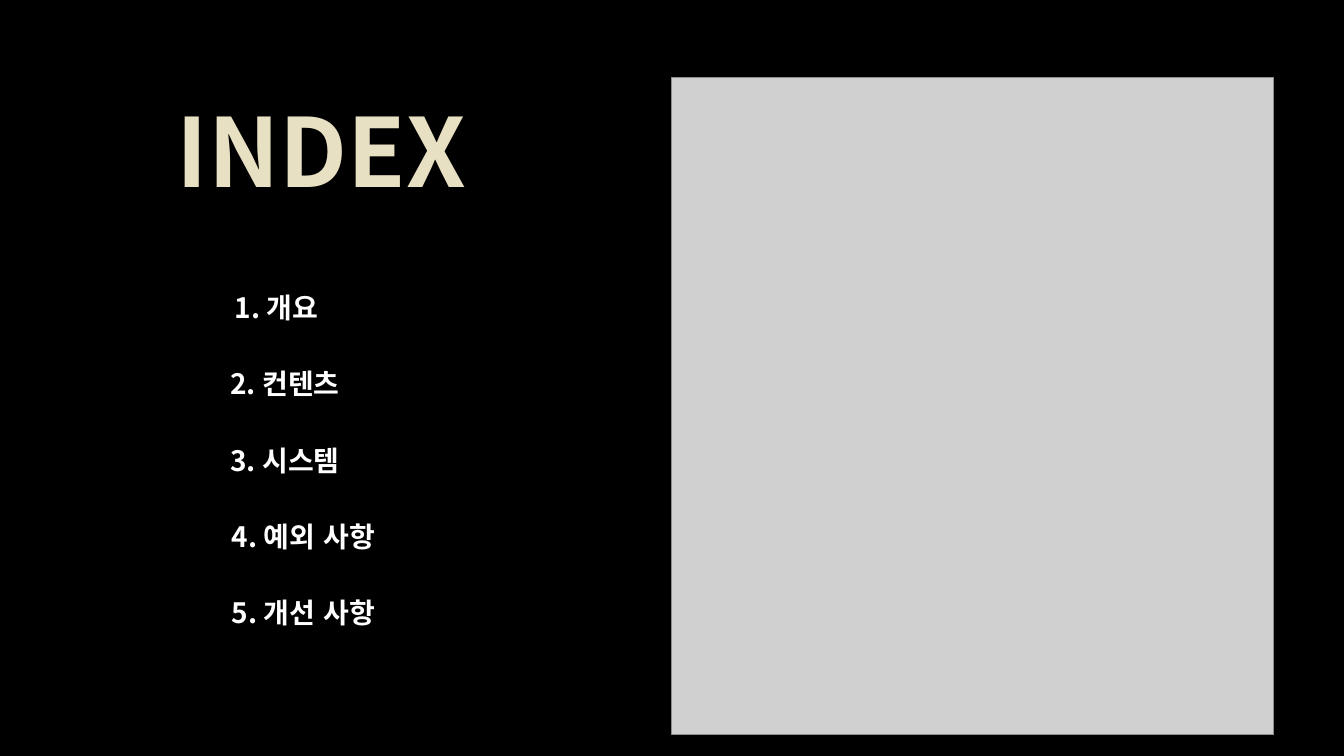
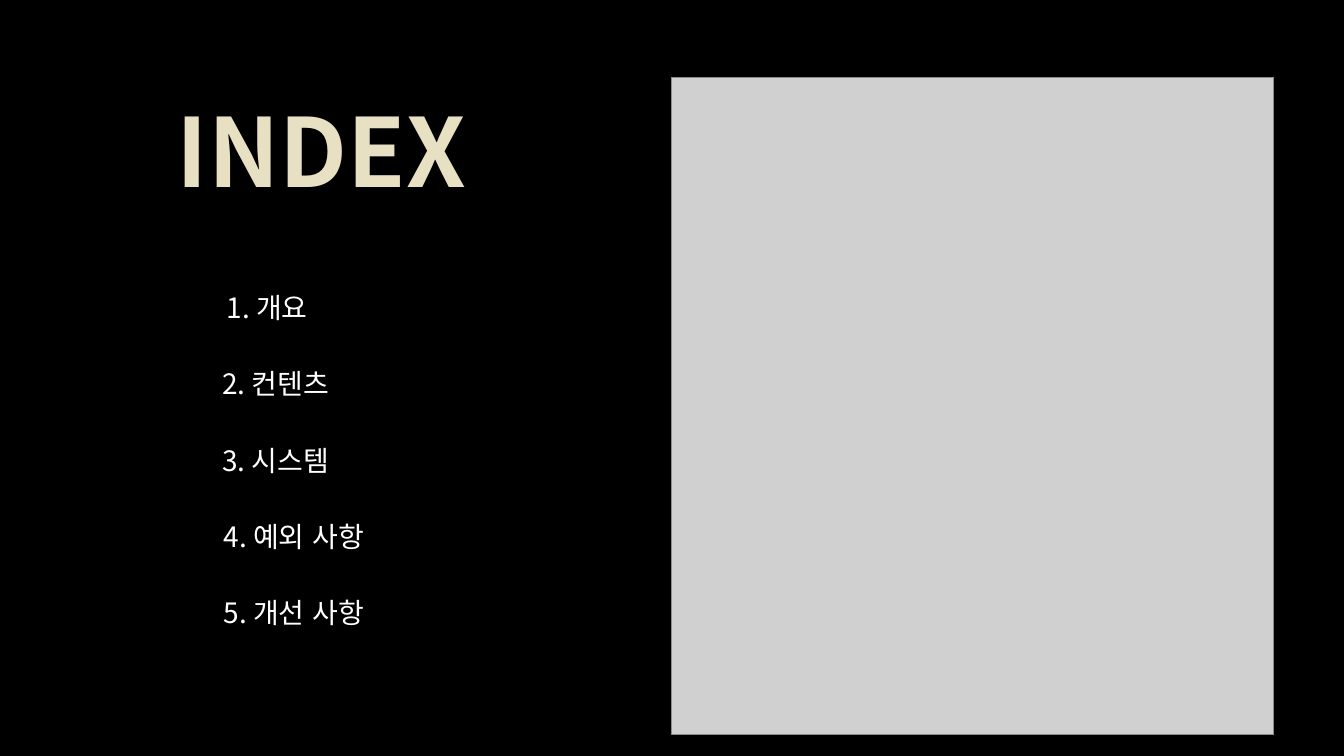
Before and after one commit to hjs0913/GameDesign, a slide deck: slide 2 of 엘든링 역기획서/엘든링_전회_역기획서.pptx. Drawn at 1344x756 pixels with LibreOffice and Linux fonts; fonts in the diff are those of the drawing; grey boxes stand for pictures. Boxes give left, top, right and bottom in pixels: in the first picture for what was removed or moved away, otherwise in the second. Text is boxed around its words. In the diff, an @@ line names an element or a change of style, - is before the commit and + after.

```diff
--- a/엘든링 역기획서/엘든링_전회_역기획서.pptx
+++ b/엘든링 역기획서/엘든링_전회_역기획서.pptx
@@ 5 texts: place and size @@
-5 texts at (230,294,375,626)
+5 texts at (222,294,365,626)
@@ bold off in 5 elements at (223,523,365,550), (227,294,308,321), (223,599,365,626), (222,447,329,474), (222,371,329,396) @@
```
Also in this commit, not shown: 2 other slides changed.
